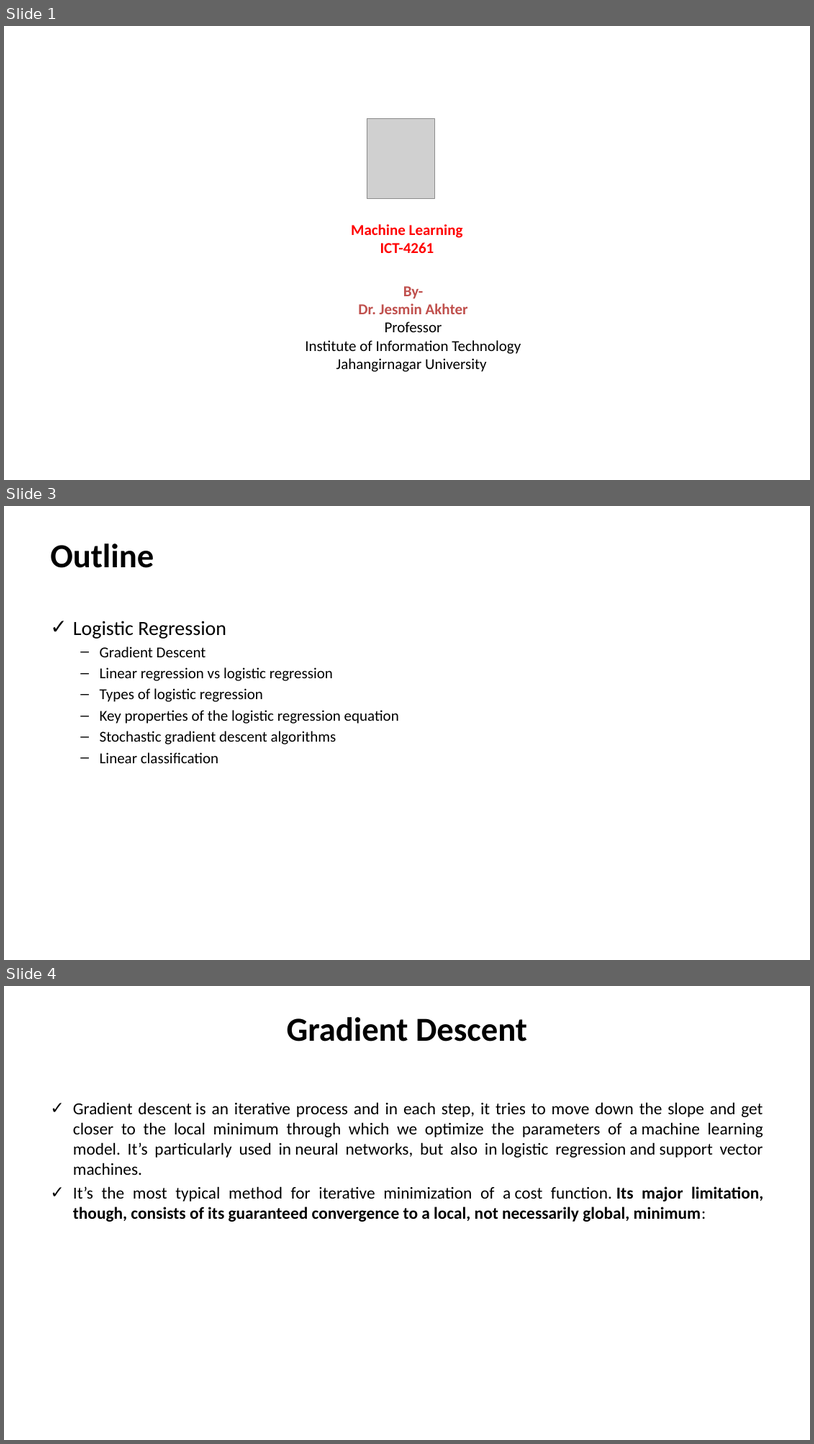
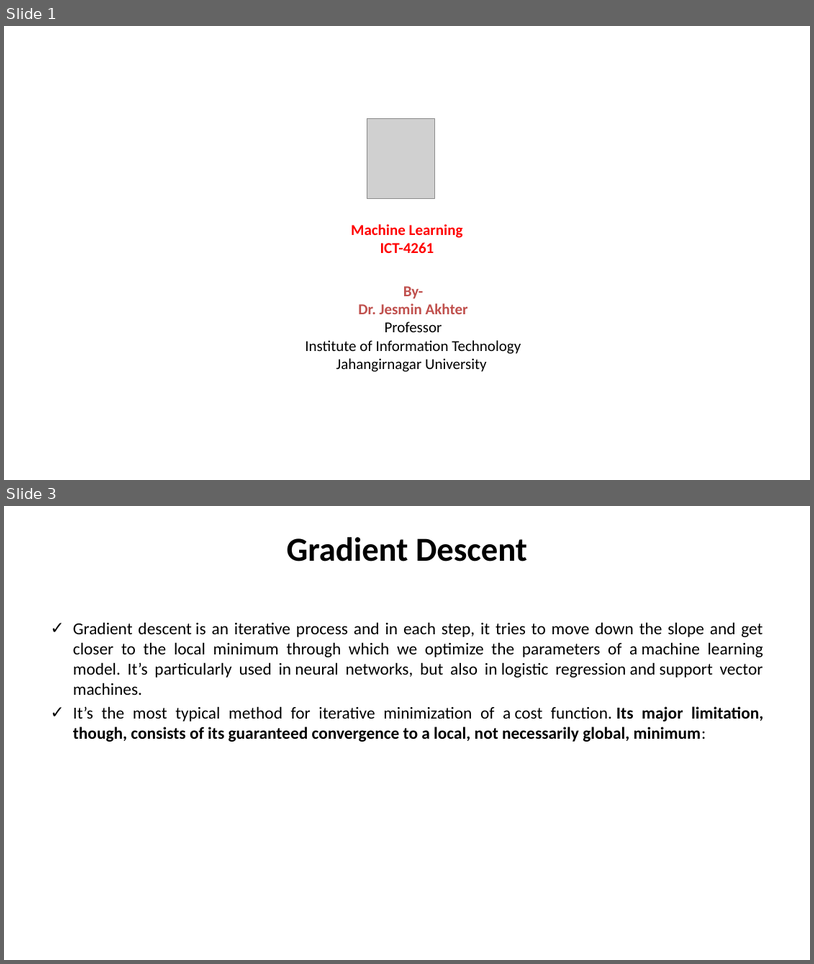
Before and after one commit to shakiliitju/B.Sc-in-ICT, a slide deck: 4.2 Fourth Year Second Semester/ICT - 4261 Machine Learning/Lectures/Lecture _08.pptx. Shown one above the other, each under a label of ours: slides 1, 3 and 4 before the commit, slides 1 and 3 after it; the slides between them are not shown. The pictures are 814x1444 and 814x964 pixels, drawn with LibreOffice and Linux fonts; fonts in the diff are those of the drawing; grey boxes stand for pictures. Boxes give left, top, right and bottom in pixels: in the first picture for what was removed or moved away, otherwise in the second. Text is boxed around its words. In the diff, an @@ line names an element or a change of style, - is before the commit and + after.

```diff
--- a/4.2 Fourth Year Second Semester/ICT - 4261 Machine Learning/Lectures/Lecture _08.pptx
+++ b/4.2 Fourth Year Second Semester/ICT - 4261 Machine Learning/Lectures/Lecture _08.pptx
@@ slide 3 removed at bbox=[4, 506, 810, 960], background #FFFFFF @@
@@ title removed at bbox=[50, 543, 154, 568] @@
-Outline
@@ text removed at bbox=[73, 620, 399, 763] @@
-✓ Logistic Regression
-  – Gradient Descent
-  – Linear regression vs logistic regression
-  – Types of logistic regression
-  – Key properties of the logistic regression equation
-  – Stochastic gradient descent algorithms
-  – Linear classification
@@ what was slide 4 is now slide 3 @@
```
Also in this commit, not shown: 2 slides changed, 1 slide added, 2 other slides removed, 15 other files.
